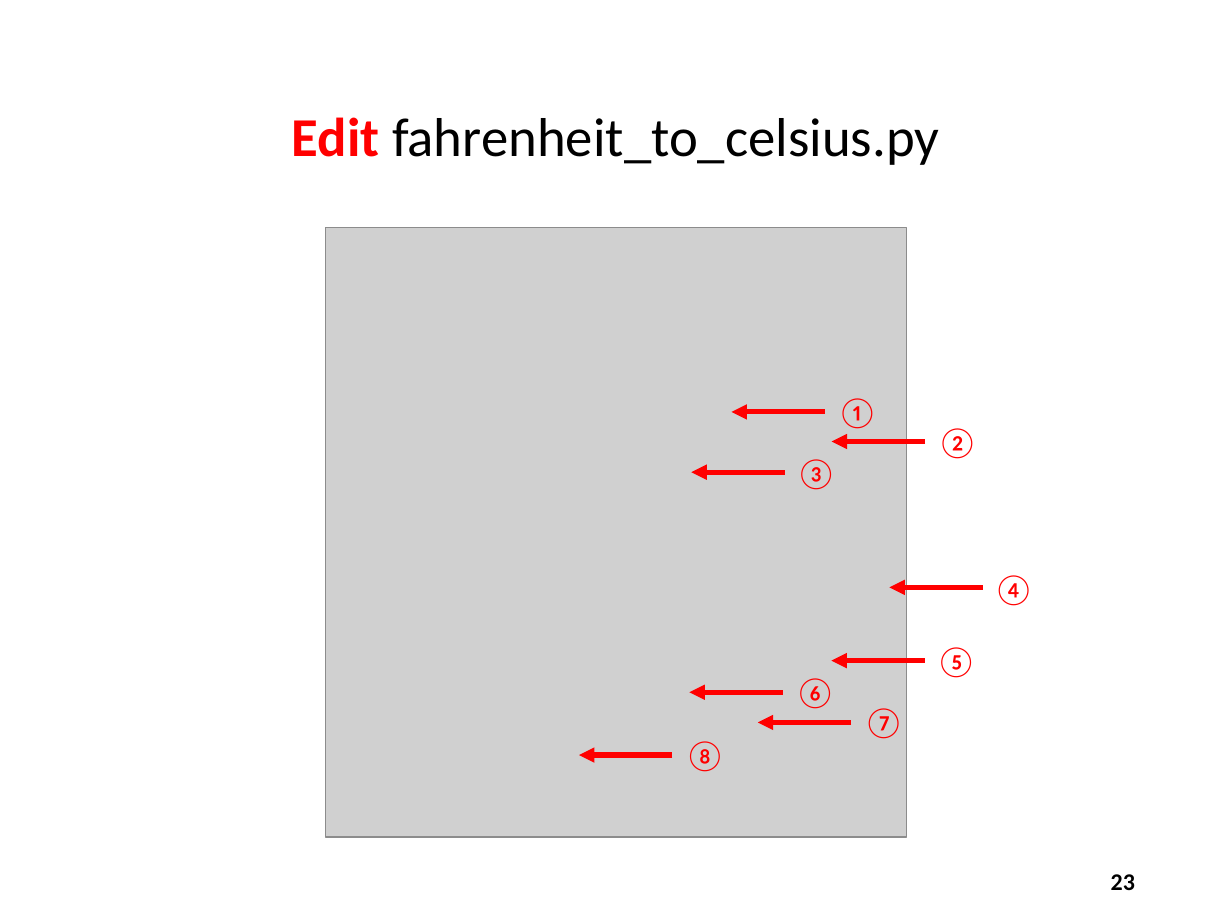
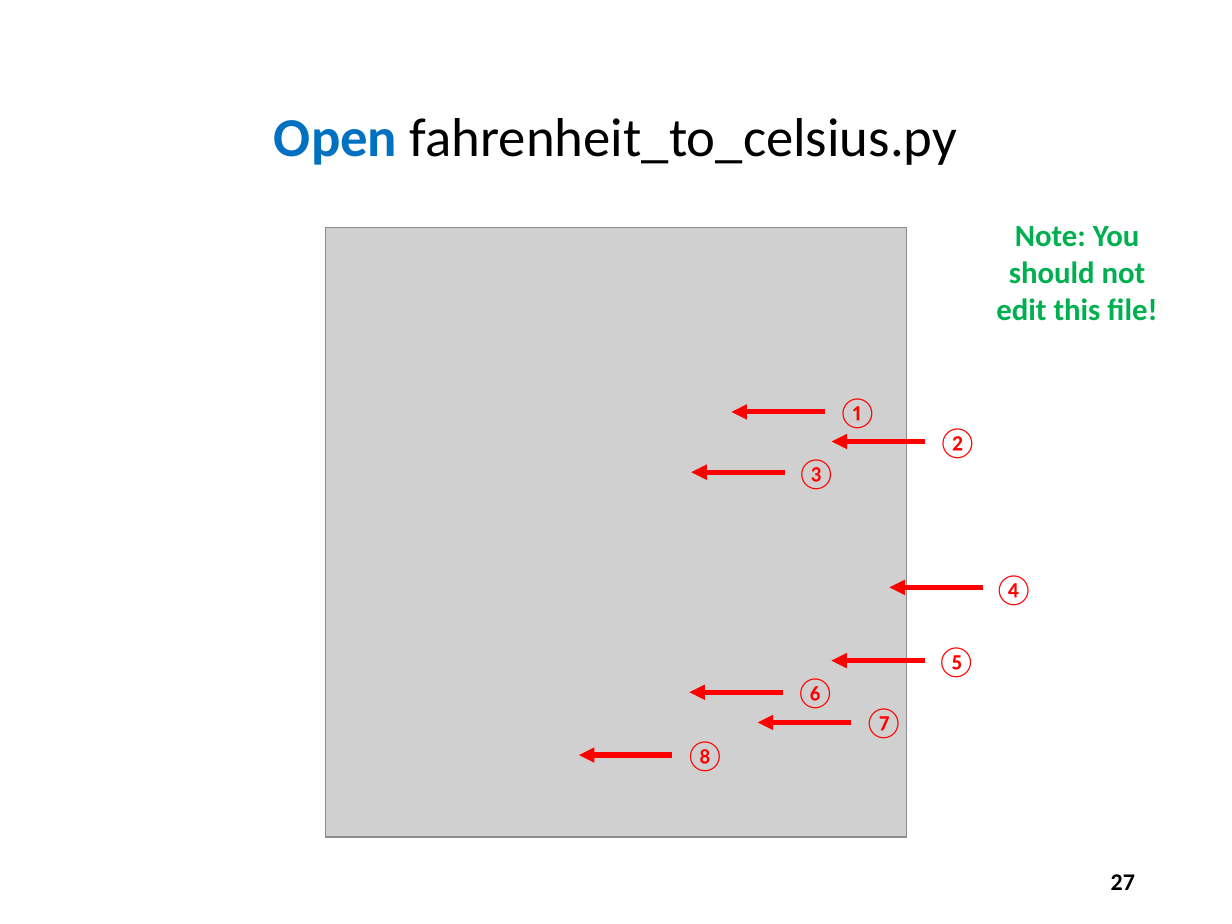
Before and after one commit to dbiersach/scicomp101, a slide deck: slide 27 of Session 03 - Making Line Graphs/Session 03 - Making Line Graphs.pptx (slide 23 before the commit). Drawn at 1232x924 pixels with LibreOffice and Linux fonts; fonts in the diff are those of the drawing; grey boxes stand for pictures. Boxes give left, top, right and bottom in pixels: in the first picture for what was removed or moved away, otherwise in the second. Text is boxed around its words. In the diff, an @@ line names an element or a change of style, - is before the commit and + after.

```diff
--- a/Session 03 - Making Line Graphs/Session 03 - Making Line Graphs.pptx
+++ b/Session 03 - Making Line Graphs/Session 03 - Making Line Graphs.pptx
@@ title at bbox=[274, 118, 957, 165]: text changed @@
-Edit fahrenheit_to_celsius.py
+Open fahrenheit_to_celsius.py
@@ text added at bbox=[996, 226, 1157, 321], 18 pt, text #00B050, bold @@
+Note: You should not edit this file!
@@ page number at bbox=[1111, 874, 1135, 890]: text changed @@
-23
+27
```
Also in this commit, not shown: 5 other slides changed, 4 slides added.
